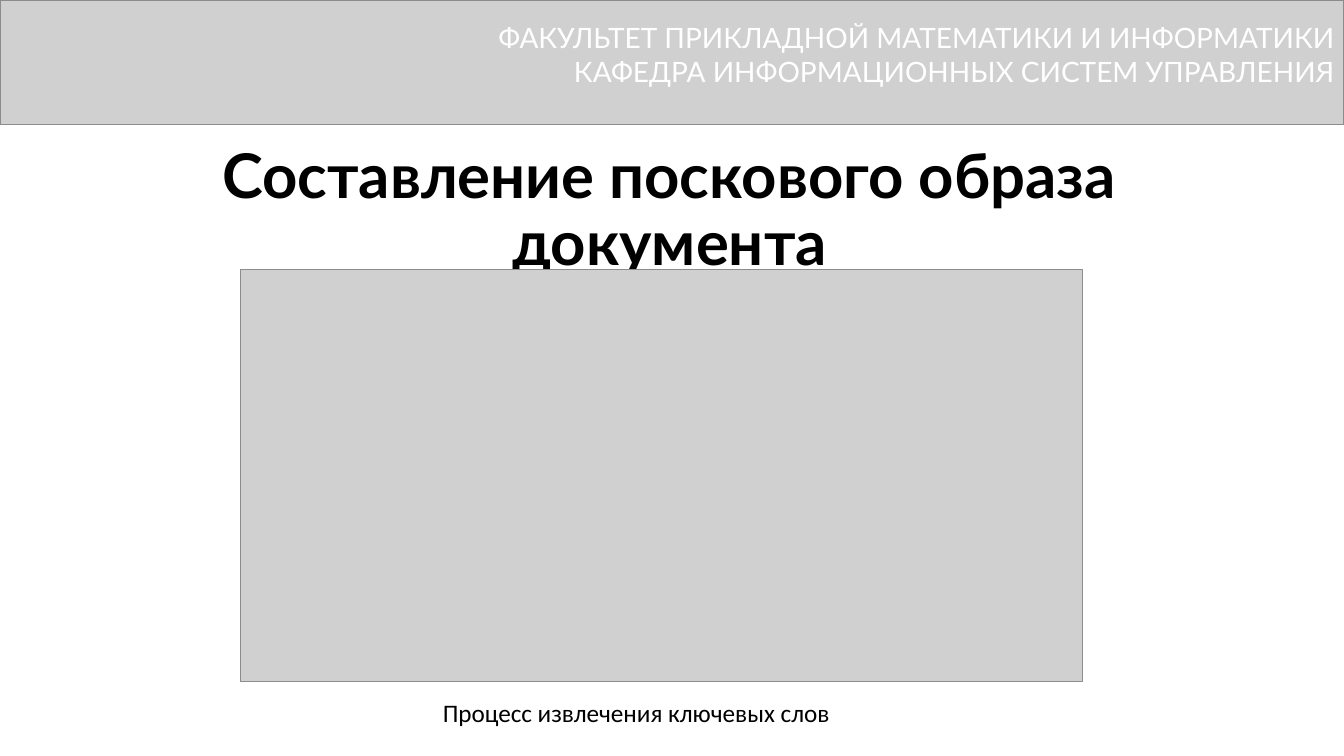
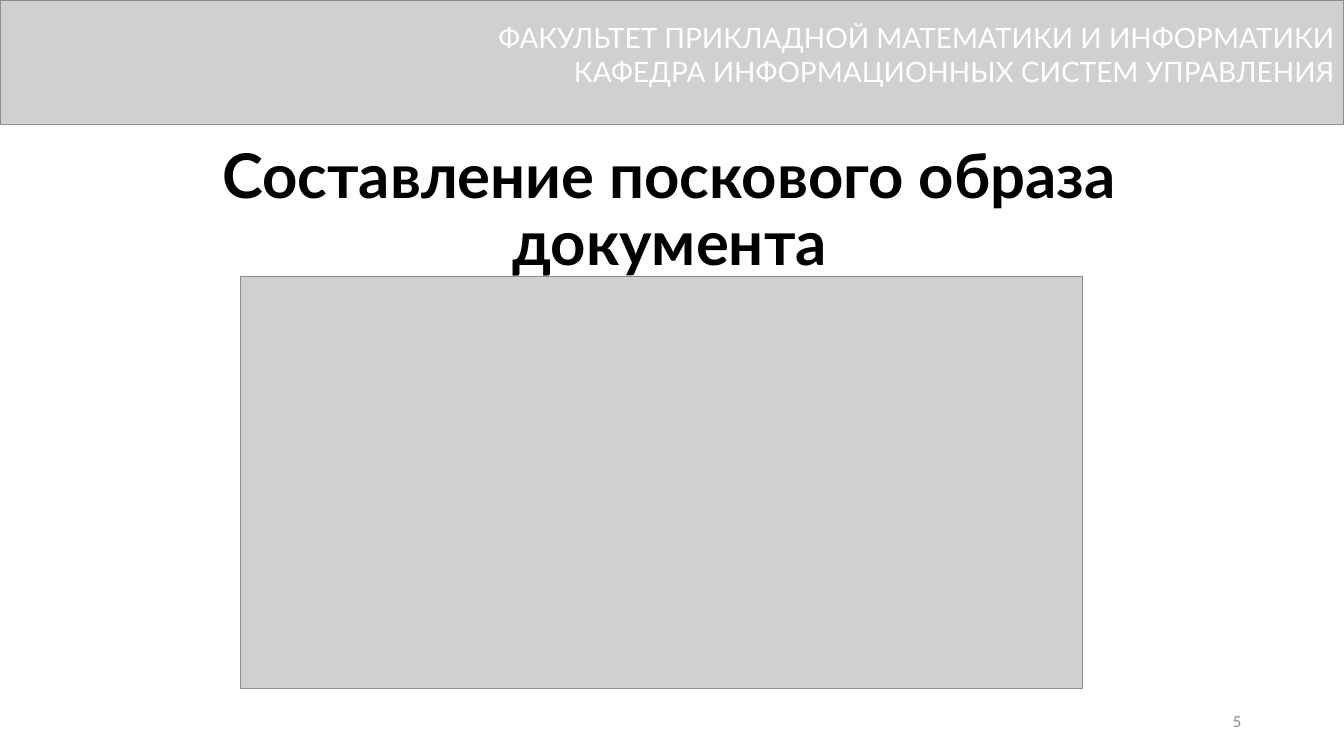
Before and after one commit to DimkaFPM/diplom, a slide deck: slide 5 of presentetion.pptx. Drawn at 1344x756 pixels with LibreOffice and Linux fonts; fonts in the diff are those of the drawing; grey boxes stand for pictures. Boxes give left, top, right and bottom in pixels: in the first picture for what was removed or moved away, otherwise in the second. Text is boxed around its words. In the diff, an @@ line names an element or a change of style, - is before the commit and + after.

```diff
--- a/presentetion.pptx
+++ b/presentetion.pptx
@@ picture: place and size @@
-picture at <box>241,269,1083,682</box>
+picture at <box>241,277,1083,690</box>
@@ text removed at <box>443,705,830,726</box> @@
-Процесс извлечения ключевых слов
@@ page number added at <box>1233,716,1241,727</box>, 12 pt, text #8C8C8C @@
+5
```
Also in this commit, not shown: 11 other slides changed, 2 slides added, 1 slide removed, 4 other files.
